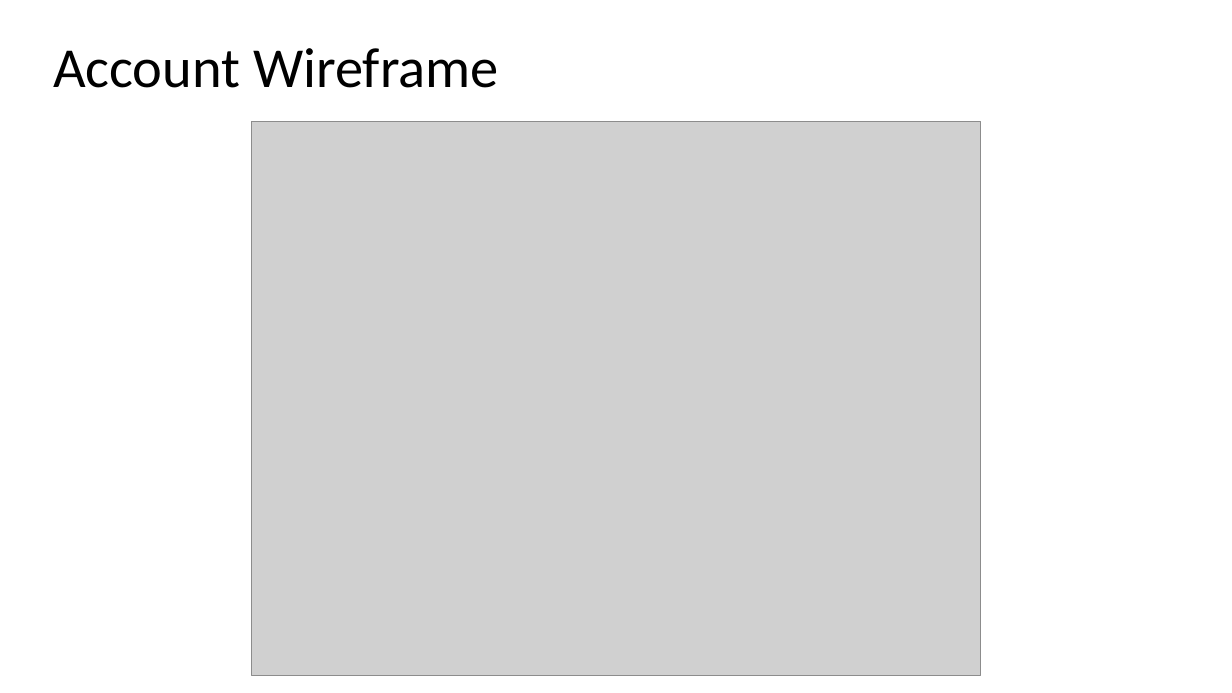
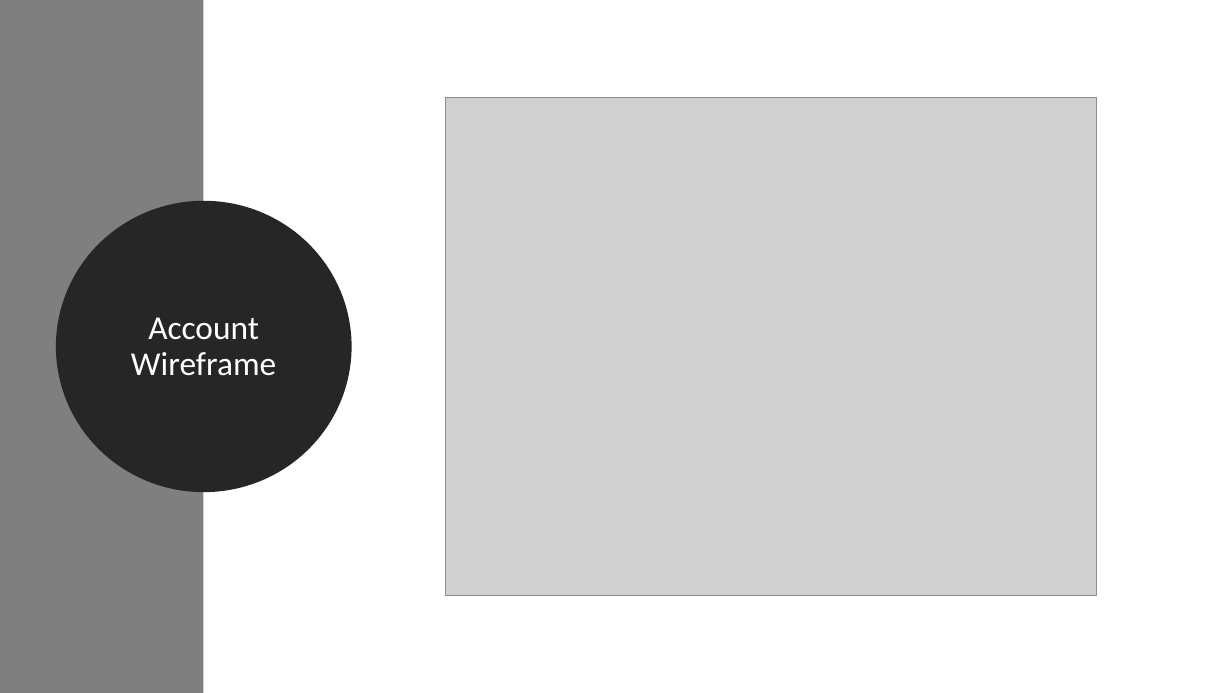
Before and after one commit to TouC001/group-project, a slide deck: slide 5 of documents/Final Presentation.pptx. Drawn at 1232x693 pixels with LibreOffice and Linux fonts; fonts in the diff are those of the drawing; grey boxes stand for pictures. Boxes give left, top, right and bottom in pixels: in the first picture for what was removed or moved away, otherwise in the second. Text is boxed around its words. In the diff, an @@ line names an element or a change of style, - is before the commit and + after.

```diff
--- a/documents/Final Presentation.pptx
+++ b/documents/Final Presentation.pptx
@@ rectangle added at (0,0,203,693), fill #7F7F7F @@
@@ picture: place and size @@
-picture at (251,121,981,676)
+picture at (445,97,1097,595)
@@ ellipse "Account Wireframe": place and size @@
-ellipse "Account Wireframe" at (53,48,499,88)
+ellipse "Account Wireframe" at (65,210,343,483)
@@ ellipse "Account Wireframe" at (65,210,343,483): size 44 to 26 pt, text colour #000000 to #FFFFFF; alignment left to centre; line spacing 1 to 0.9; more space between paragraphs; vertical alignment top to middle; fill none to #262626; outline none to #262626 13.75 pt @@
```
Also in this commit, not shown: 4 other slides changed, 1 slide removed.
